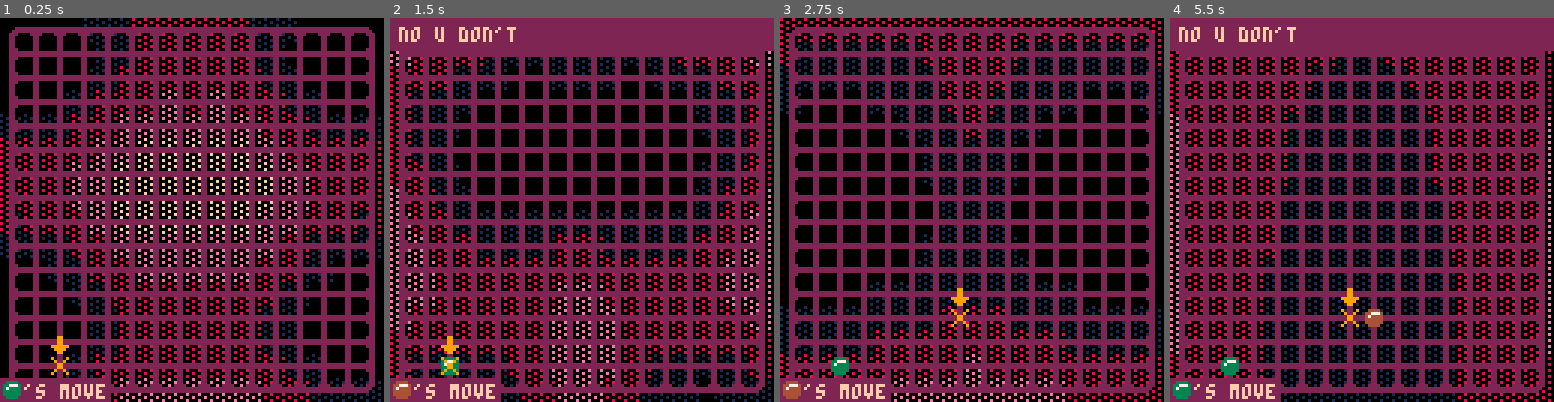
Above: before the commit, frames 1-4 (left to right).
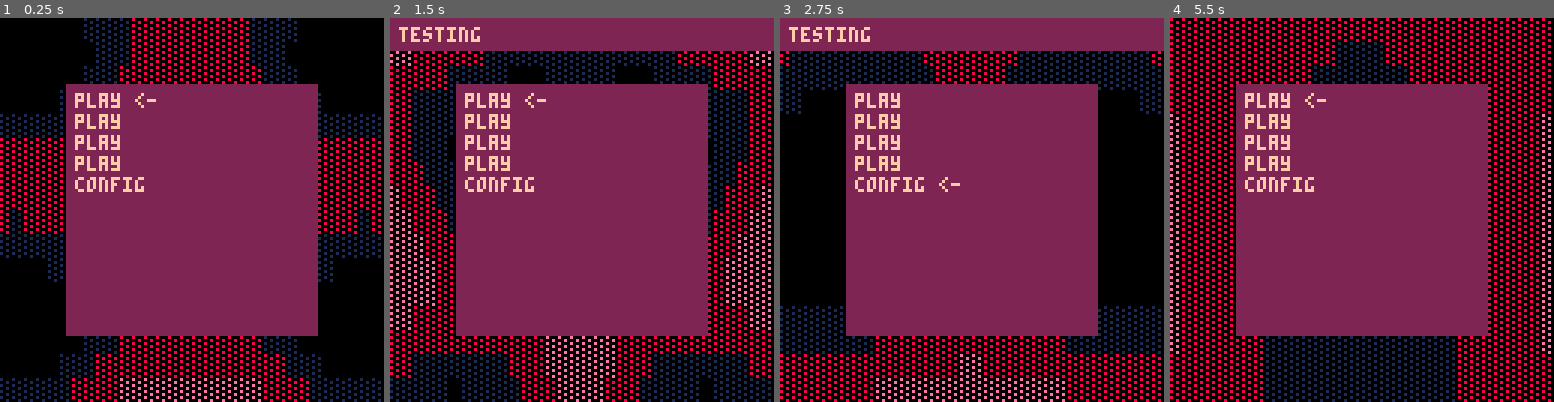
Above: after the commit, the same moments.

Repository: Sk0v0r0d4/gomokuminusone
Game: PICO-8 cartridge newgame.p8
Two runs of this game, one before a commit and one after it. Both use one fixed random seed, a clock stepped at 60 frames per second and the inputs below.
Inputs:
- Up to frame 1 (0.25 s): no input
- Up to frame 2 (1.5 s): tap X (X key) at 0.33, 1.07 s; tap O (Z key) at 0.7 s
- Up to frame 3 (2.75 s): hold Right 1.6-2.1 s; tap O (Z key) at 1.7, 2.1, 2.5 s; tap X (X key) at 1.85 s; hold Up 2.15-2.42 s; hold Right from 2.47 s (still down)
- Up to frame 4 (5.5 s): tap O (Z key) every 0.4 s from 2.9 to 5.3 s; tap X (X key) at 2.97, 4.08, 5.2 s; release Right at 3.03 s; hold Left 3.08-3.58 s; hold Down 3.63-3.97 s; hold Right 4.02-4.68 s; hold Up 4.73-5.03 s; hold Left from 5.08 s (still down)

The runs differ from the first frame. In frame 1, 51% of the frame differs, in the area x 0-98%, y 2-100%; in frame 2, 48%; in frame 3, 54%; in frame 4, 57%, in the area x 0-100%, y 0-100%.

Commit message:
menu in the making + gitignore

Diff:
--- a/menu_state.lua
+++ b/menu_state.lua
@@ -1,16 +1,65 @@
+MENU_INPUT_DELAY = 6
+
 function menu_init()
     menu = {
-        play = 1, -- switching function
-        config = {
-            bg = 1,
-            sound = 1
+        {
+            name = "play",
+            do_that = 123
+        },
+        {
+            name = "play",
+            do_that = 123
+        },
+        {
+            name = "play",
+            do_that = 123
+        },
+        {
+            name = "play",
+            do_that = 123
+        },
+        {
+            name = "config",
+            do_that = 123
         }
     }
+    pntr = 1
+    delay = 0
+    current_menu = menu
 end
 
 function menu_draw()
-    cls()
+    local x = 25
+    local y = 25
+    rectfill(22, 22, 127 - 22, 127 - 22, 2)
+    for k, v in pairs(current_menu) do
+        local name = v.name
+        if k == pntr then
+            name = name .. " <-"
+        end
+        print(name, x, y, 15)
+        y += 7
+    end
 end
 
 function menu_update()
+    if delay > 0 then
+        delay -= 1
+        return
+    end
+    if btn() ~= 0 then
+        delay = MENU_INPUT_DELAY
+    end
+    if btn(❎) then
+        new_popup("testing")
+    elseif btn(⬆️) then
+        pntr -= 1
+        pntr = (pntr - 1) % #current_menu + 1
+    elseif btn(⬇️) then
+        pntr += 1
+        pntr = (pntr - 1) % #current_menu + 1
+    end
 end
+
+function game_start()
+end
--- a/underscores.lua
+++ b/underscores.lua
@@ -13,18 +13,21 @@
 function init()
     -- frame count
     fc = 0
-    gameplay_init()
+    -- gameplay_init()
+    menu_init()
 end
 
 function update()
     fc += 1
-    gameplay_update()
+    menu_update()
+    -- gameplay_update()
     popup_update()
 end
 
 function draw()
     cls()
     bg_draw()
-    gameplay_draw()
+    menu_draw()
+    -- gameplay_draw()
     popup_draw()
 end
Empty file removed: menu.lua
Not shown, changed: 19 lines of the sprite sheet (__gfx__) section of newgame.p8
Not shown, added: .gitignore
